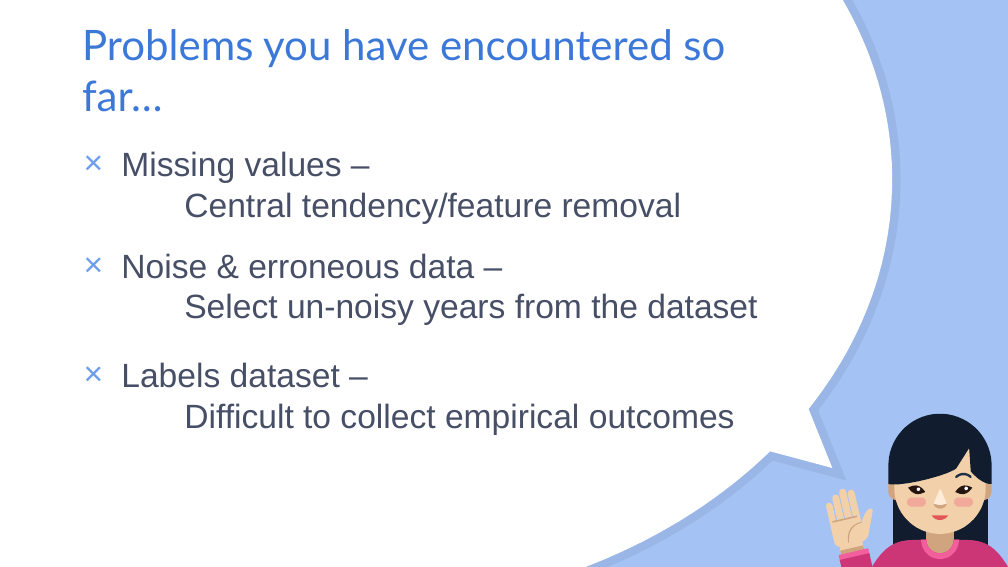
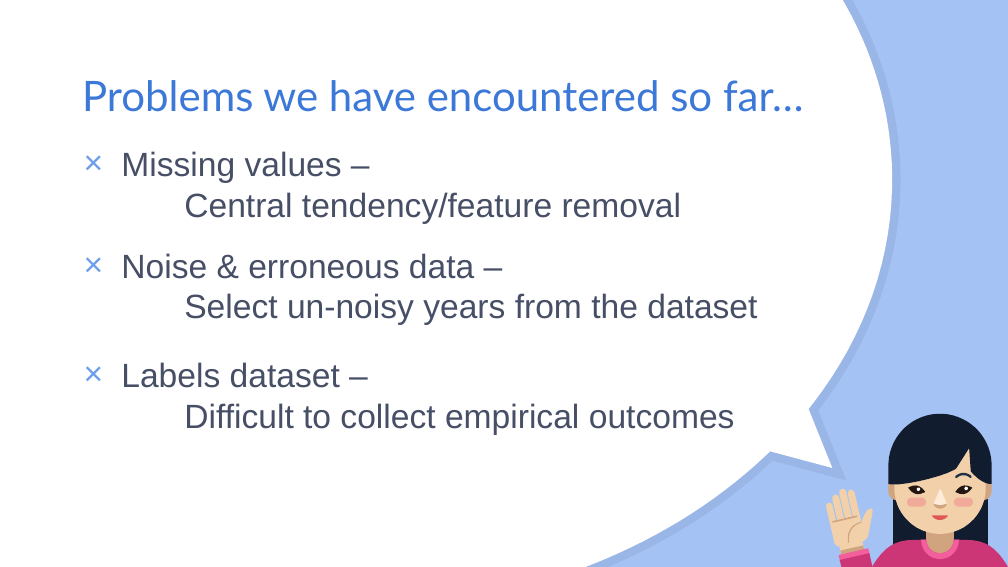
Before and after one commit to acrola/WorkShopDS, a slide deck: slide 13 of Happppy.pptx. Drawn at 1008x567 pixels with LibreOffice and Linux fonts; fonts in the diff are those of the drawing. Boxes give left, top, right and bottom in pixels: in the first picture for what was removed or moved away, otherwise in the second. Text is boxed around its words. In the diff, an @@ line names an element or a change of style, - is before the commit and + after.

Commit message:
Some changes in the presentation

```diff
--- a/Happppy.pptx
+++ b/Happppy.pptx
@@ title at <box>82,80,804,112</box>: text changed @@
-Problems you have encountered so far…
+Problems we have encountered so far…
```
Also in this commit, not shown: 1 other file.
